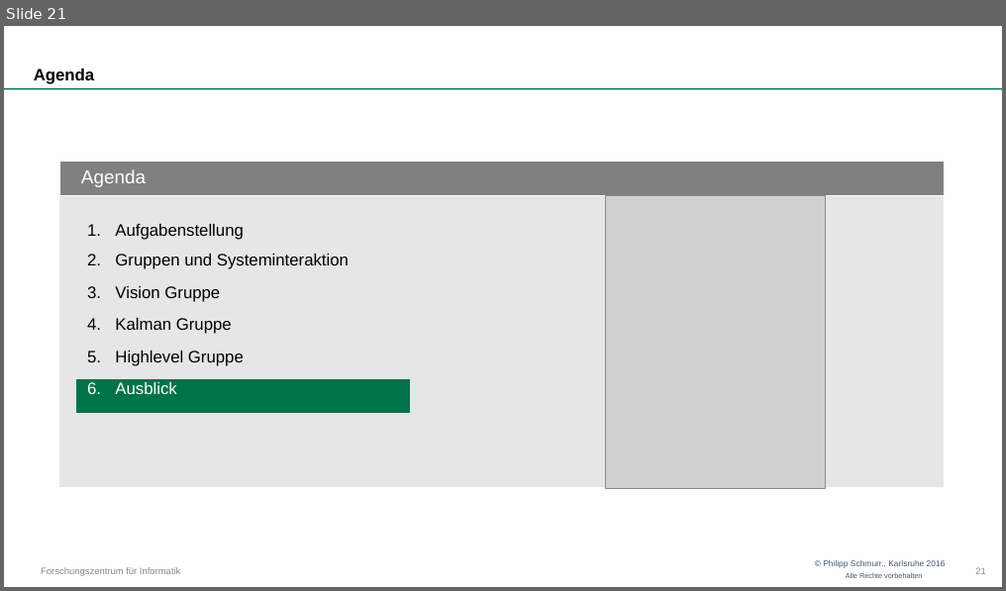
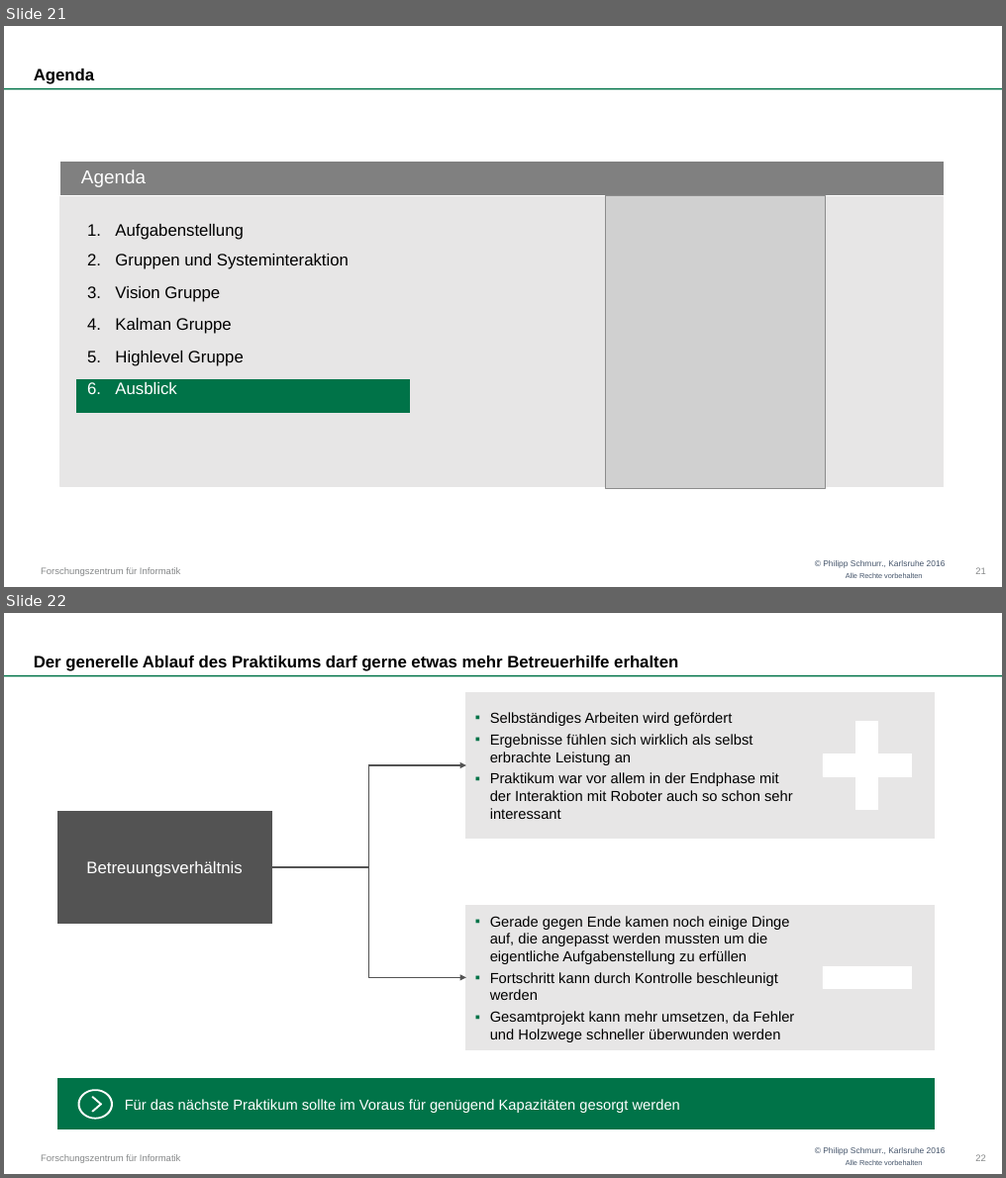
Before and after one commit to OtonoKakuei/robprak1516-documentation, a slide deck: robprak1516-presentation.pptx. Shown one above the other, each under a label of ours: slide 21 before the commit, slides 21 and 22 after it. The pictures are 1006x591 and 1006x1178 pixels, drawn with LibreOffice and Linux fonts; fonts in the diff are those of the drawing; grey boxes stand for pictures; background and template pictures are left out. Boxes give left, top, right and bottom in pixels: in the first picture for what was removed or moved away, otherwise in the second. Text is boxed around its words. In the diff, an @@ line names an element or a change of style, - is before the commit and + after.

```diff
--- a/robprak1516-presentation.pptx
+++ b/robprak1516-presentation.pptx
@@ slide 22 added at <box>4,613,1002,1174</box>, background #FFFFFF; not listed: 4 template elements that a slide beside it also shows @@
@@ title added at <box>34,656,678,671</box>, 16 pt, text #000000, bold @@
+Der generelle Ablauf des Praktikums darf gerne etwas mehr Betreuerhilfe erhalten
@@ rectangle added at <box>466,693,934,838</box>, fill #E7E6E6, outline #E7E6E6 1.5 pt @@
@@ rectangle added at <box>466,693,801,838</box>, outline #E7E6E6 1.5 pt, 14 pt, text #000000 @@
+▪ Selbständiges Arbeiten wird gefördert
+▪ Ergebnisse fühlen sich wirklich als selbst erbrachte Leistung an
+▪ Praktikum war vor allem in der Endphase mit der Interaktion mit Roboter auch so schon sehr interessant
@@ freeform shape added at <box>823,722,912,810</box>, fill #FFFFFF, outline #FFFFFF 0.75 pt @@
@@ elbow arrow added from (271, 867) to (466, 765), #525252 1.5 pt @@
@@ rectangle added at <box>57,812,271,923</box>, fill #525252, outline #525252 1.5 pt, 16 pt, text #FFFFFF @@
+Betreuungsverhältnis
@@ elbow arrow added from (271, 867) to (466, 977), #525252 1.5 pt @@
@@ rectangle added at <box>466,906,934,1051</box>, fill #E7E6E6, outline #E7E6E6 1.5 pt @@
@@ text added at <box>490,916,795,1043</box>, 14 pt, text #000000 @@
+▪ Gerade gegen Ende kamen noch einige Dinge auf, die angepasst werden mussten um die eigentliche Aufgabenstellung zu erfüllen
+▪ Fortschritt kann durch Kontrolle beschleunigt werden
+▪ Gesamtprojekt kann mehr umsetzen, da Fehler und Holzwege schneller überwunden werden
@@ rectangle added at <box>823,966,912,989</box>, fill #FFFFFF, outline #FFFFFF 0.75 pt @@
@@ rectangle added at <box>57,1079,934,1130</box>, fill #007348, outline #007348 1.5 pt, 14 pt, text #FFFFFF @@
+Für das nächste Praktikum sollte im Voraus für genügend Kapazitäten gesorgt werden
@@ freeform shape added at <box>78,1090,113,1120</box>, fill #FFFFFF @@
@@ freeform shape added at <box>91,1096,102,1112</box>, fill #FFFFFF @@
@@ page number added at <box>975,1155,986,1161</box>, 9 pt, text #868889 @@
+22
```
Also in this commit, not shown: 1 other slide added.
